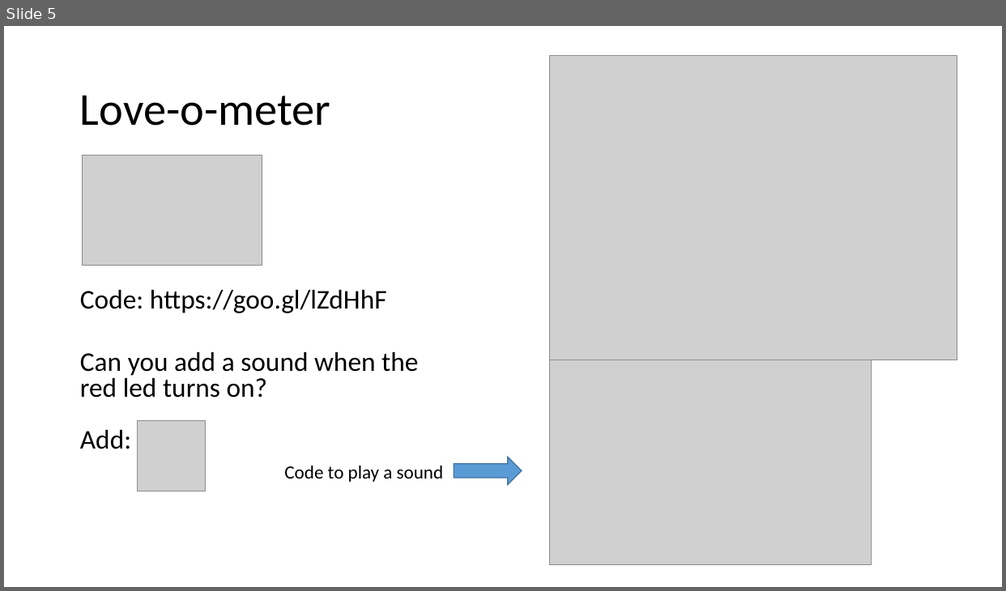
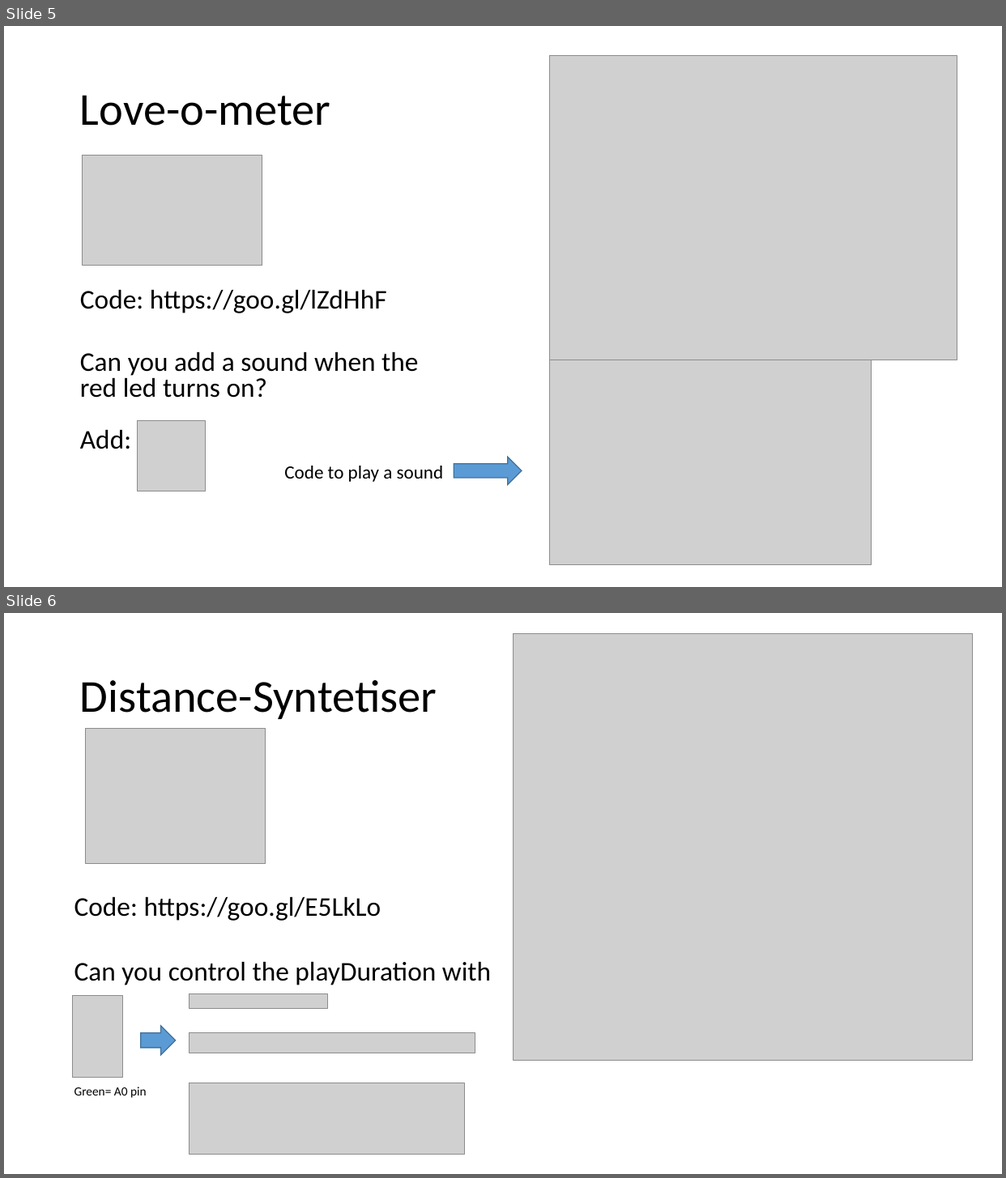
Before and after one commit to geobarteam/codingdojo, a slide deck: Arduino/CodingDojo.odp. Shown one above the other, each under a label of ours: slide 5 before the commit, slides 5 and 6 after it. The pictures are 1006x591 and 1006x1178 pixels, drawn with LibreOffice and Linux fonts; fonts in the diff are those of the drawing; grey boxes stand for pictures. Boxes give left, top, right and bottom in pixels: in the first picture for what was removed or moved away, otherwise in the second. Text is boxed around its words. In the diff, an @@ line names an element or a change of style, - is before the commit and + after.

```diff
--- a/Arduino/CodingDojo.odp
+++ b/Arduino/CodingDojo.odp
@@ slide 6 added at <box>4,613,1002,1174</box>, background #FFFFFF @@
@@ picture added at <box>513,633,972,1060</box> @@
@@ title added at <box>80,680,437,719</box>, 44 pt, text #000000 @@
+Distance-Syntetiser
@@ picture added at <box>86,729,266,865</box> @@
@@ text added at <box>74,897,491,1098</box>, 26 pt, text #000000 @@
+Code: https://goo.gl/E5LkLo
+Can you control the playDuration with
+Green= A0 pin
@@ picture added at <box>73,995,123,1078</box> @@
@@ picture added at <box>189,994,328,1008</box> @@
@@ freeform shape added at <box>141,1026,176,1055</box>, fill #5B9BD5, outline #41719C 0.99 pt @@
@@ picture added at <box>189,1033,475,1053</box> @@
@@ picture added at <box>189,1084,465,1155</box> @@
```
Also in this commit, not shown: 1 slide changed.
